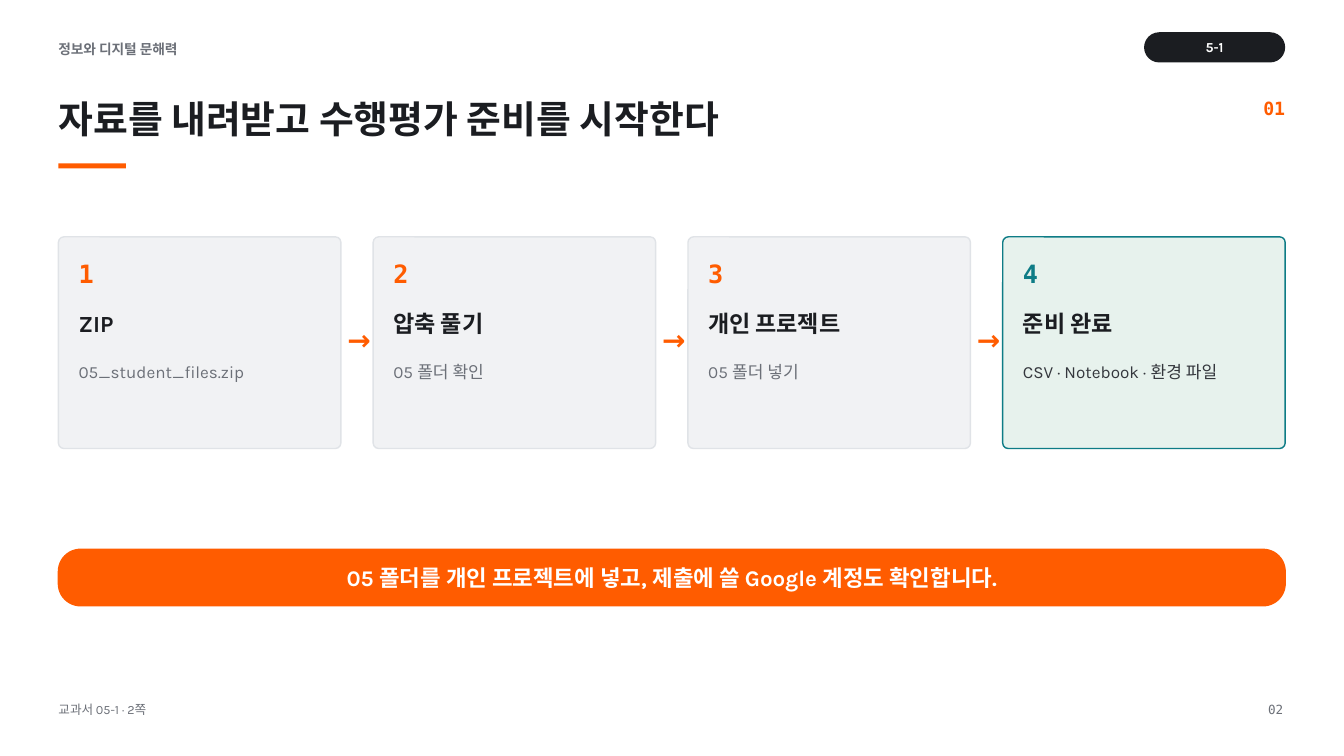
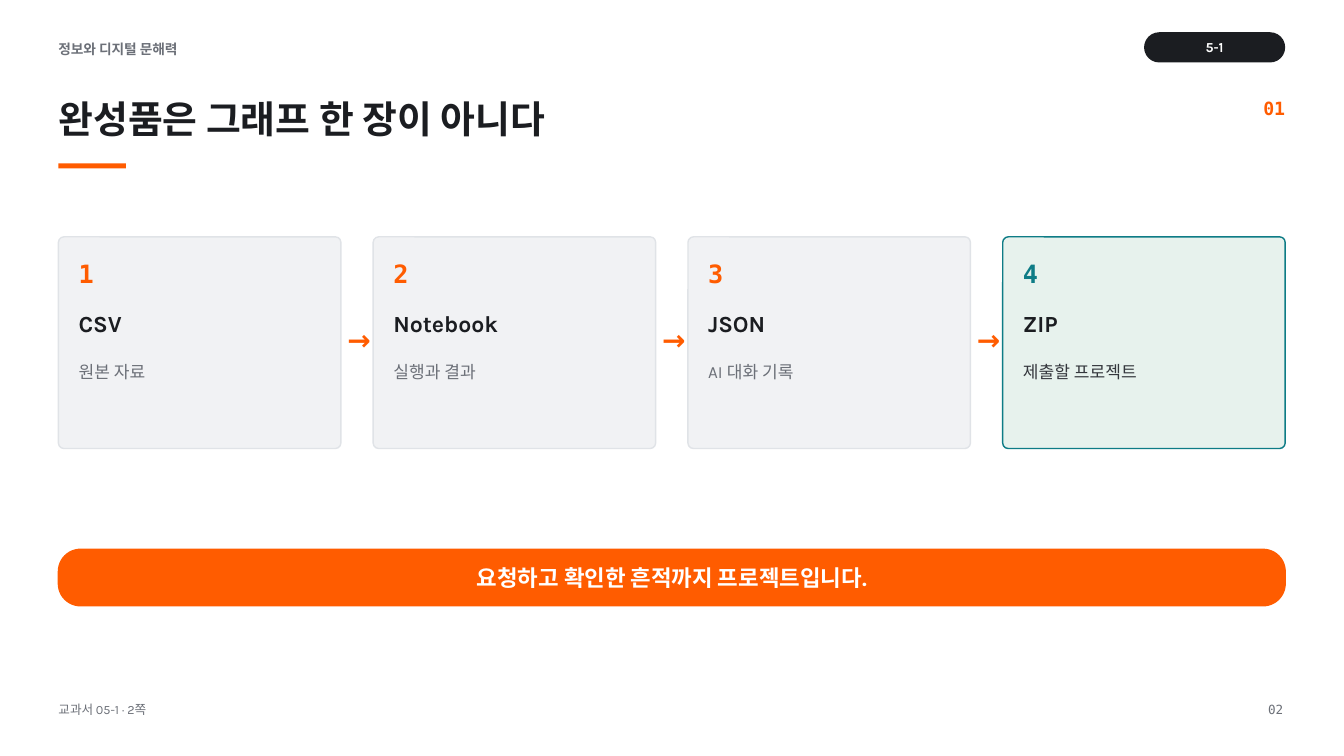
Before and after one commit to cozy819/2026-02__jdh, a slide deck: slide 2 of 05/ppt/05-1_수행평가_1_안내.pptx. Drawn at 1344x756 pixels with LibreOffice and Linux fonts; fonts in the diff are those of the drawing. Boxes give left, top, right and bottom in pixels: in the first picture for what was removed or moved away, otherwise in the second. Text is boxed around its words. In the diff, an @@ line names an element or a change of style, - is before the commit and + after.

```diff
--- a/05/ppt/05-1_수행평가_1_안내.pptx
+++ b/05/ppt/05-1_수행평가_1_안내.pptx
@@ text at (58,101,545,137): text changed @@
-자료를 내려받고 수행평가 준비를 시작한다
+완성품은 그래프 한 장이 아니다
@@ text at (79,316,122,333): text changed @@
-ZIP
+CSV
@@ text at (393,316,498,333): text changed @@
-압축 풀기
+Notebook
@@ text at (708,316,765,333): text changed @@
-개인 프로젝트
+JSON
@@ text at (1023,317,1058,332): text changed @@
-준비 완료
+ZIP
@@ text at (79,364,145,380): text changed @@
-05_student_files.zip
+원본 자료
@@ text at (393,364,475,380): text changed @@
-05 폴더 확인
+실행과 결과
@@ text at (708,364,793,380): text changed @@
-05 폴더 넣기
+AI 대화 기록
@@ text at (1023,363,1137,380): text changed @@
-CSV · Notebook · 환경 파일
+제출할 프로젝트
@@ text at (477,567,867,588): text changed @@
-05 폴더를 개인 프로젝트에 넣고, 제출에 쓸 Google 계정도 확인합니다.
+요청하고 확인한 흔적까지 프로젝트입니다.
```
Also in this commit, not shown: 7 other slides changed, 6 slides added, 8 slides removed, 31 other files.
